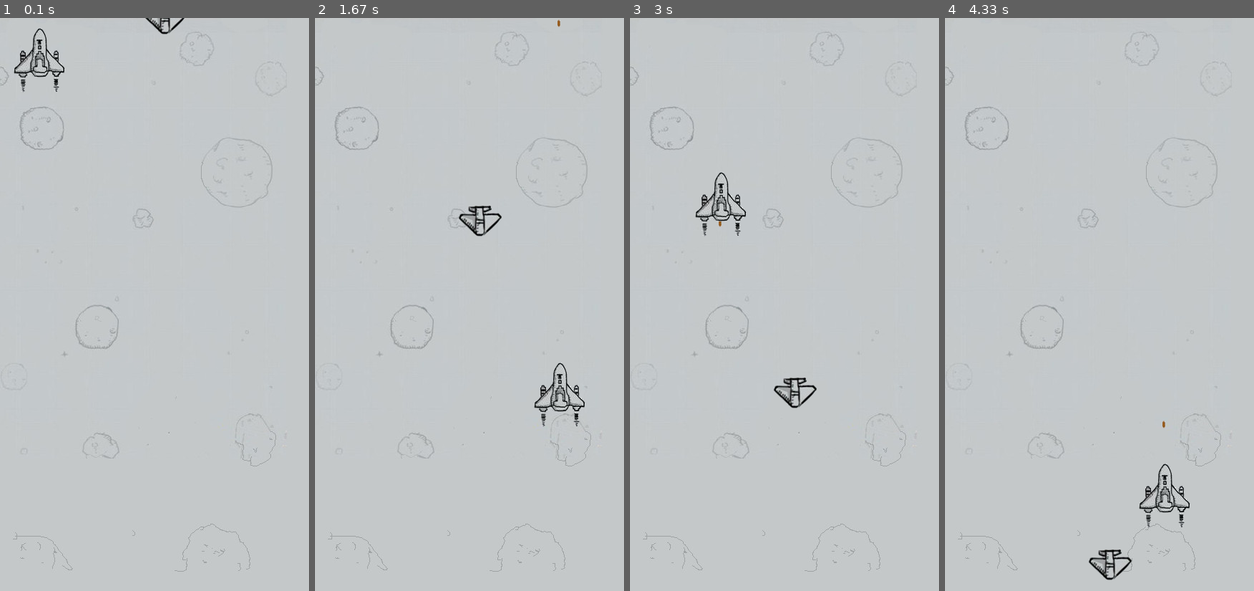
Above: before the commit, frames 1-4 (left to right).
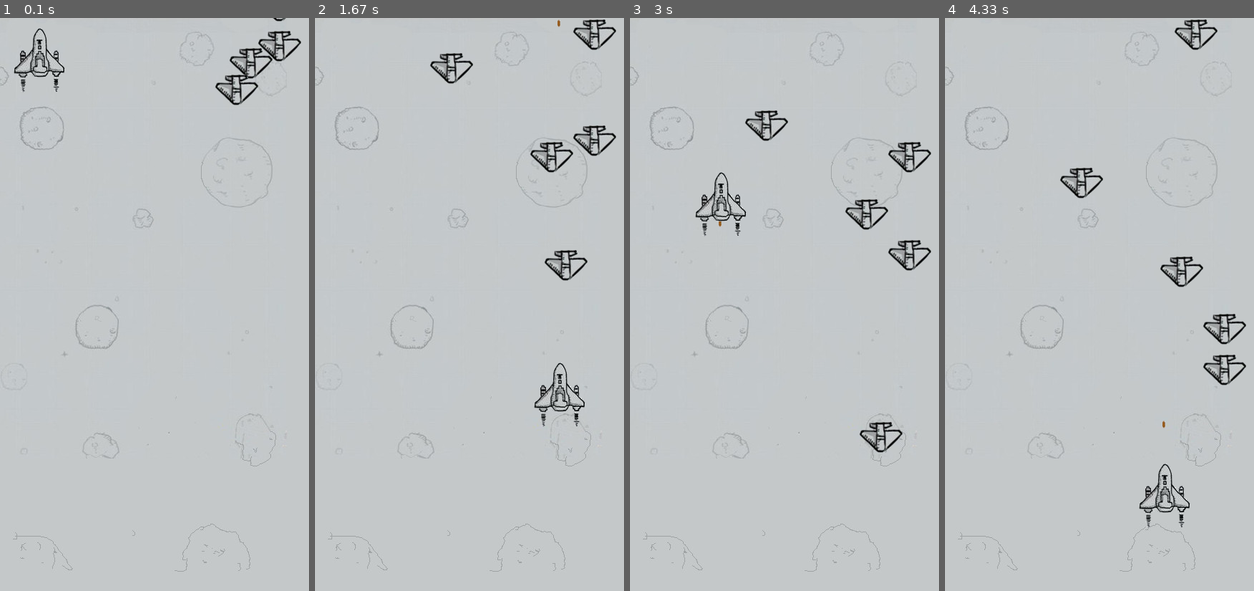
Above: after the commit, the same moments.

Repository: CamphortreeYH/Python
Game: pygame game, started from Python/Crossin/Pygame/Fighting.py
The game is run twice, just before and just after one commit, with the same random seed, the same clock (stepped at 60 frames per second) and the same inputs.
Inputs (mouse positions are in pixels of both pictures, inside the frame that each line leads up to):
- Up to frame 1 (0.1 s): no input
- Up to frame 2 (1.67 s): press the mouse at (398, 310) at 0.37 s; move the mouse to (454, 373) at 0.47 s; release the mouse at (506, 430) at 0.6 s; click (593, 505) at 0.72 s; press the mouse at (593, 505) at 1.03 s; move the mouse to (528, 482) at 1.13 s; release the mouse at (460, 453) at 1.27 s; press the mouse at (593, 505) at 1.37 s; move the mouse to (574, 453) at 1.47 s; release the mouse at (559, 396) at 1.6 s
- Up to frame 3 (3 s): press the mouse at (908, 505) at 1.7 s; move the mouse to (905, 482) at 1.8 s; release the mouse at (901, 453) at 1.93 s; click (685, 361) at 2.05 s; click (697, 195) at 2.38 s; press the mouse at (697, 195) at 2.7 s; move the mouse to (707, 201) at 2.8 s; release the mouse at (719, 201) at 2.93 s
- Up to frame 4 (4.33 s): press the mouse at (1012, 195) at 3.03 s; move the mouse to (1009, 356) at 3.13 s; release the mouse at (1006, 516) at 3.27 s; press the mouse at (1012, 195) at 3.37 s; move the mouse to (1028, 270) at 3.47 s; release the mouse at (1043, 350) at 3.6 s; press the mouse at (1012, 195) at 3.7 s; move the mouse to (1108, 315) at 3.8 s; release the mouse at (1204, 442) at 3.93 s; click (1164, 493) at 4.05 s

The runs differ from the first frame. In frame 1, 1.1% of the frame differs, in the area x 46-98%, y 0-16%; in frame 2, 1.9%; in frame 3, 1.9%; in frame 4, 2.0%, in the area x 37-98%, y 0-99%.

Commit message:
Add hit, crash

Diff:
--- a/Python/Crossin/Pygame/Fighting.py
+++ b/Python/Crossin/Pygame/Fighting.py
@@ -1,11 +1,12 @@
 import pygame, sys
+from random import *
 pygame.init()
 size = width, height = 450, 800
 screen = pygame.display.set_mode(size)
 pygame.display.set_caption("Hello World!")
 background = pygame.image.load("back.jpg")
 screen.blit(background, [0, 0])
-# clock = pygame.time.Clock()
+clock = pygame.time.Clock()
 
 class Plane(pygame.sprite.Sprite):
     def __init__(self, image_file, location):
@@ -36,12 +37,26 @@
     def move(self):
         self.rect = self.rect.move(self.speed)
         if self.rect.bottom > height:
-            self.speed[1] = 0
+            self.rect.bottom = 0
 
 my_plane = Plane('plane.png', [10, 10])
-my_bullet = Bullet('bullet.png', [0, -5], [10, 10])
-my_enemy = Enemy('enemy.png', [0, 3], [200, -50])
+planeGroup = pygame.sprite.Group(my_plane)
+enemise = []
+for i in range(5):
+    location = [20*(randint(2, 20)), randint(-50, 100)]
+    speed = [0, randint(1, 3)]
+    my_enemy = Enemy('enemy.png', speed, location)
+    enemise.append(my_enemy)
+
+
+bullets = []
+for i in range(5):
+    my_bullet = Bullet('bullet.png', [0, -5], [10, 10])
+    bullets.append(my_bullet)
+bulletGroup = pygame.sprite.Group(my_bullet)
+
 while True:
+    clock.tick(60)
     for event in pygame.event.get():
         if event.type == pygame.QUIT:
             sys.exit()
@@ -51,12 +66,17 @@
             if my_bullet.rect.top <= 0:
                 my_bullet.rect.centery = event.pos[1]
 
+    screen.blit(background,(0,0))
+    for bullet in bullets:
+        bullet.move()
+        screen.blit(bullet.image, bullet.rect)
+    screen.blit(my_plane.image, my_plane.rect)
+    for enemy in enemise:
+        enemy.move()
+        if pygame.sprite.spritecollide(enemy, bulletGroup, False):
+            enemy.rect.bottom = 0
+        if pygame.sprite.spritecollide(enemy, planeGroup, False):
+            sys.exit()
+        screen.blit(enemy.image, enemy.rect)
 
-    # clock.tick(30)
-    screen.blit(background,(0,0))
-    my_bullet.move()
-    screen.blit(my_bullet.image, my_bullet.rect)
-    screen.blit(my_plane.image, my_plane.rect)
-    my_enemy.move()
-    screen.blit(my_enemy.image, my_enemy.rect)
     pygame.display.flip()
